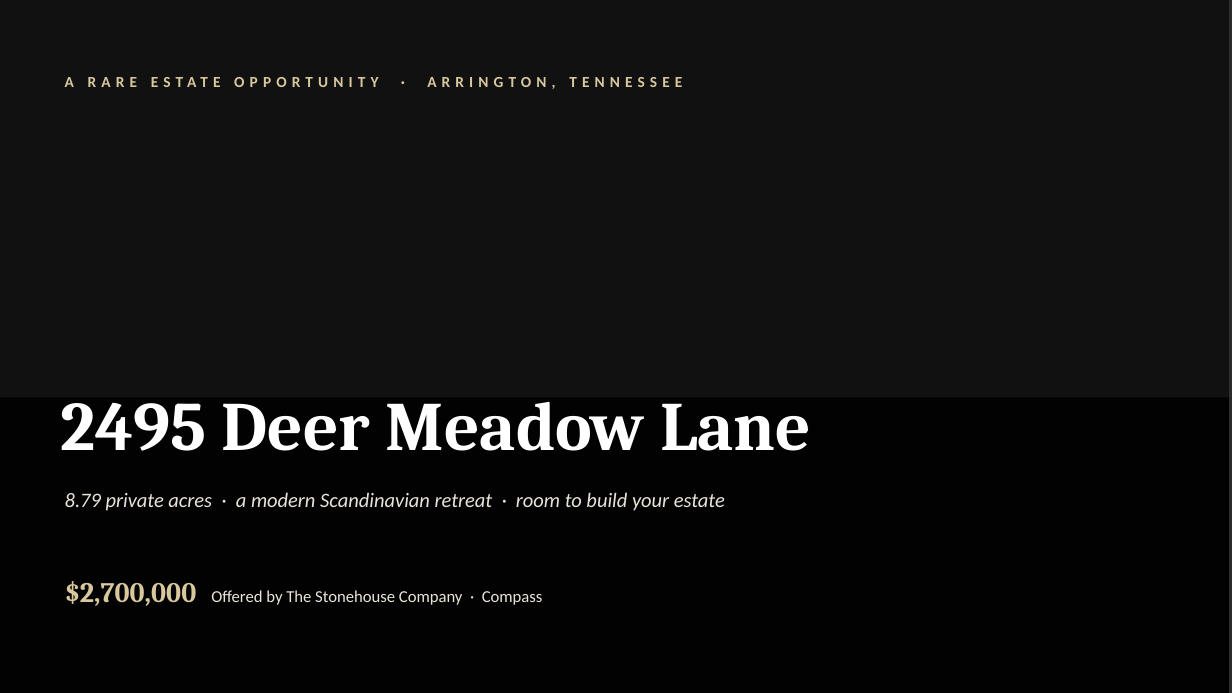
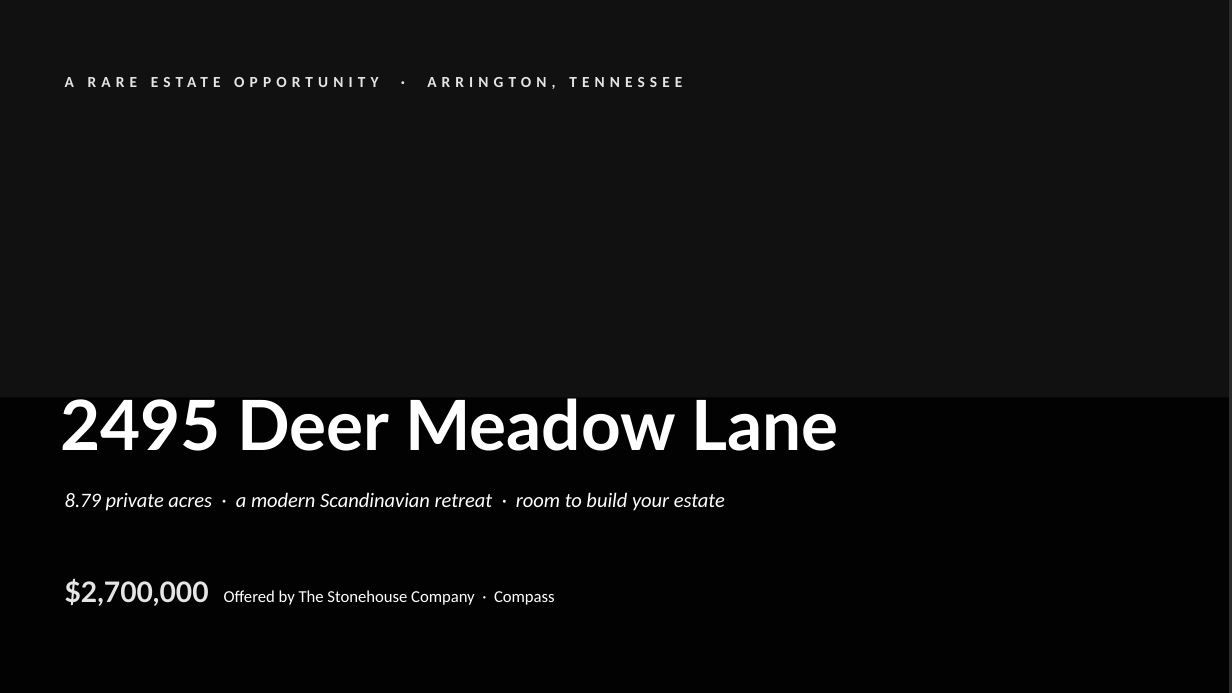
Before and after one commit to The-Stonehouse-Company/Dashboard, a slide deck: slide 1 of assets/listings/2495-deer-meadow-ln/showcase-deck.pptx. Drawn at 1232x693 pixels with LibreOffice and Linux fonts; fonts in the diff are those of the drawing; background and template pictures are left out; a plain dark background stands for a picture behind light text. Boxes give left, top, right and bottom in pixels: in the first picture for what was removed or moved away, otherwise in the second. Text is boxed around its words. In the diff, an @@ line names an element or a change of style, - is before the commit and + after.

```diff
--- a/assets/listings/2495-deer-meadow-ln/showcase-deck.pptx
+++ b/assets/listings/2495-deer-meadow-ln/showcase-deck.pptx
@@ text "A RARE ESTATE OPPORTUNITY · ..." at bbox=[65, 77, 682, 89]: text colour #D9C89E to #E5E5E5 @@
@@ text "2495 Deer Meadow Lane" at bbox=[60, 398, 838, 451]: font Cambria to Lato @@
@@ text "8.79 private acres · a ..." at bbox=[65, 492, 725, 511]: text colour #E9E4DA to #FFFFFF @@
@@ text "$2,700,000 Offered by The Stonehouse ..." at bbox=[65, 578, 555, 606]: font Cambria to Lato, text colour #D9C89E to #E5E5E5 in "$2,700,000"; text colour #E9E4DA to #FFFFFF in "Offered by The Stonehouse Company · Compass" @@
```
Also in this commit, not shown: 13 other slides changed.
